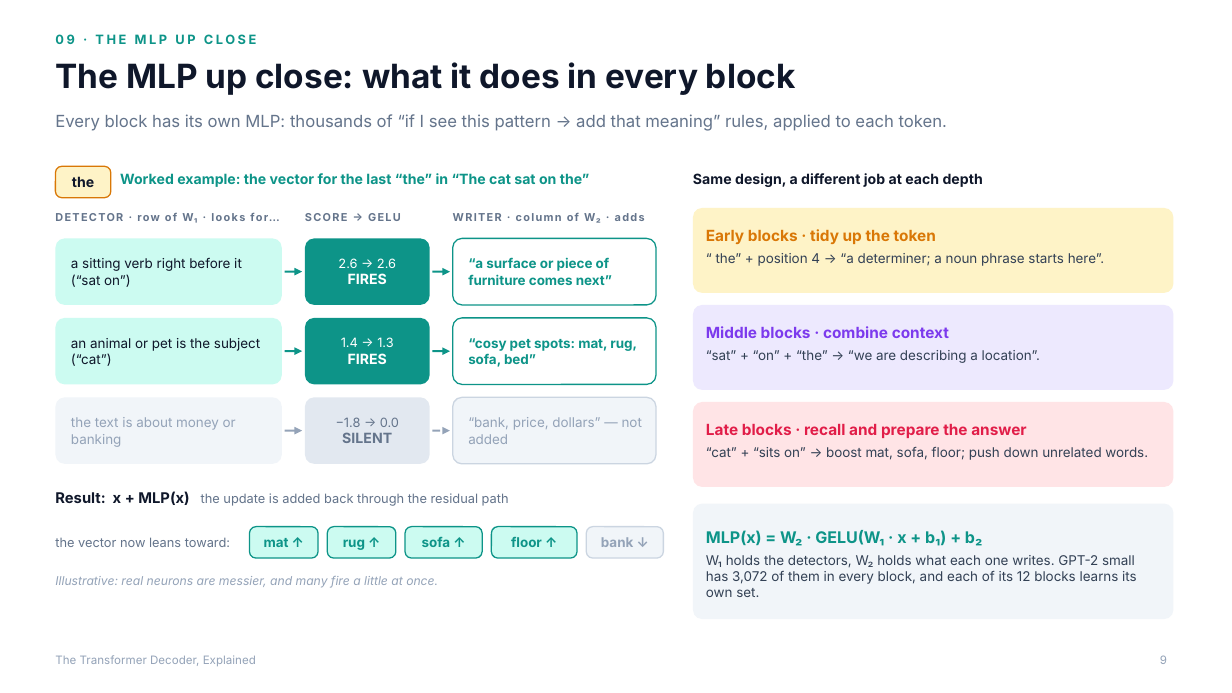
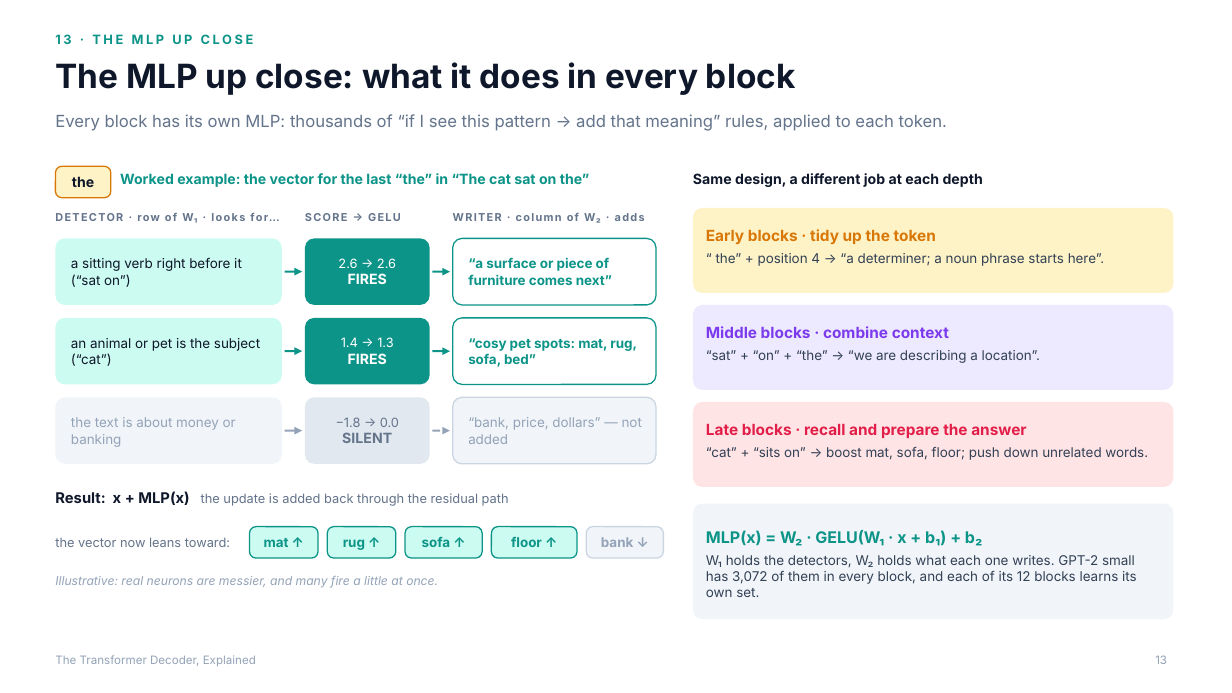
Before and after one commit to altafr/transformer, a slide deck: slide 13 of slides/transformer-decoder-explained.pptx (slide 9 before the commit). Drawn at 1232x693 pixels with LibreOffice and Linux fonts; fonts in the diff are those of the drawing. Boxes give left, top, right and bottom in pixels: in the first picture for what was removed or moved away, otherwise in the second. Text is boxed around its words. In the diff, an @@ line names an element or a change of style, - is before the commit and + after.

```diff
--- a/slides/transformer-decoder-explained.pptx
+++ b/slides/transformer-decoder-explained.pptx
@@ text at box(55, 34, 254, 44): text changed @@
-09 · THE MLP UP CLOSE
+13 · THE MLP UP CLOSE
@@ page number at box(1155, 655, 1167, 664): text changed @@
-9
+13
```
Also in this commit, not shown: 14 other slides changed, 4 slides added, 2 other files.
